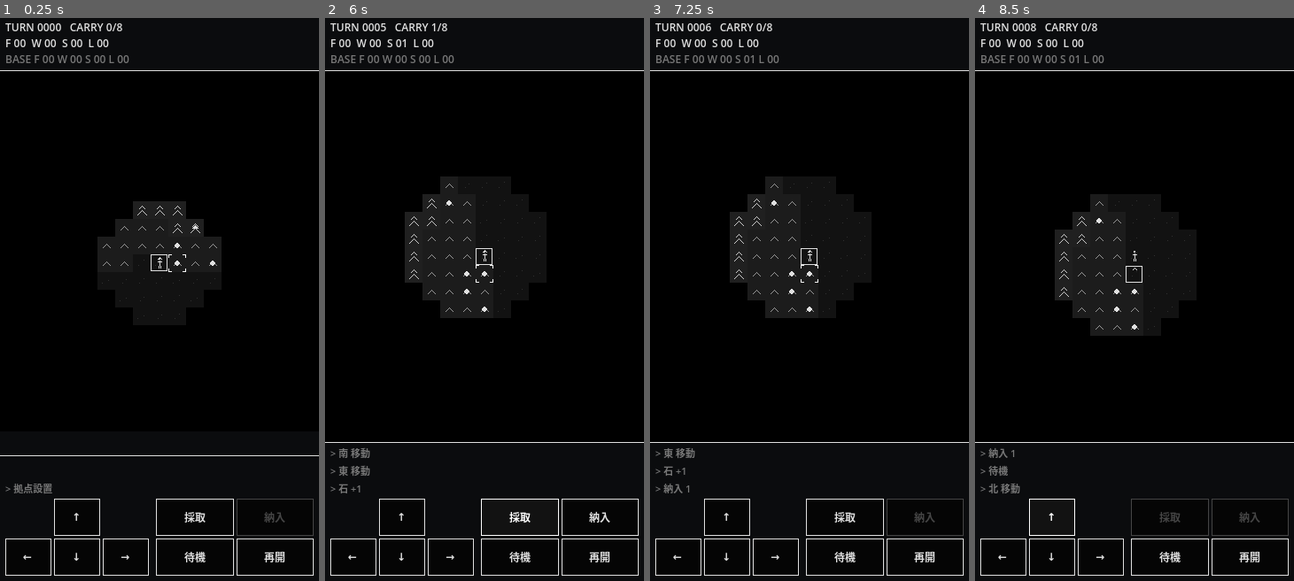
Above: before the commit, frames 1-4 (left to right).
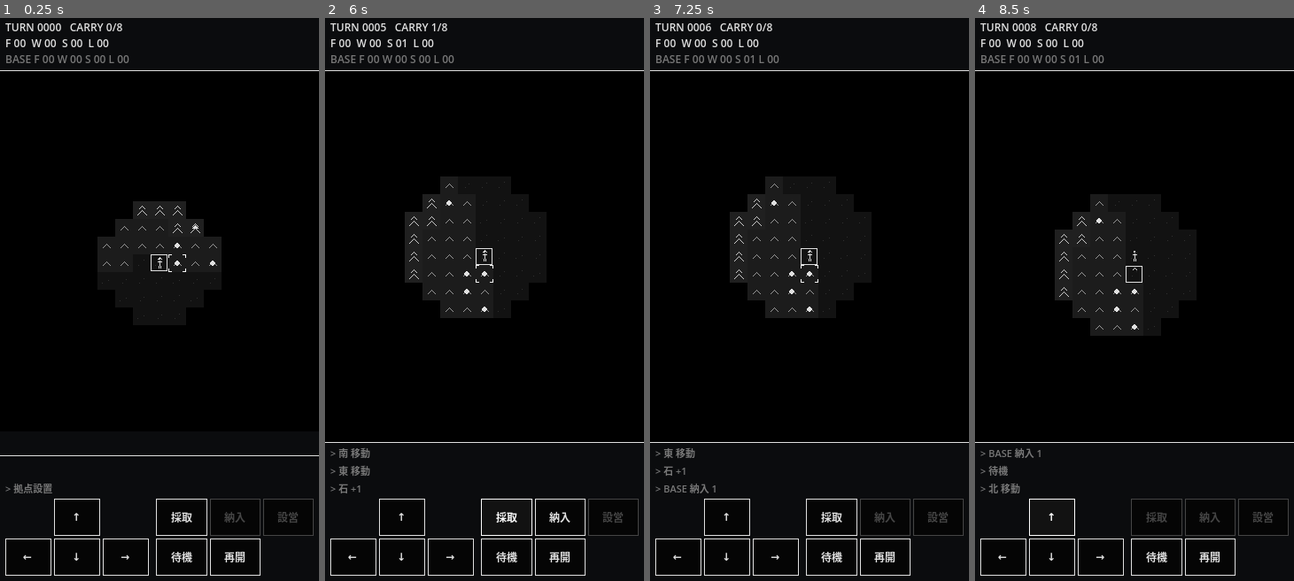
Above: after the commit, the same moments.

Repository: oraganohatake-bot/ancestors-game
Game: Godot game, scene res://scenes/Main.tscn
The game is run twice, just before and just after one commit, with the same random seed, the same clock (stepped at 60 frames per second) and the same inputs.
Inputs:
- Up to frame 1 (0.25 s): no input
- Up to frame 2 (6 s): click "再開" at 0.5 s; click "再開" at 1.25 s; click "再開" at 2 s; click "↑" at 2.75 s; click "←" at 3.5 s; click "↓" at 4.25 s; click "→" at 5 s; click "採取" at 5.75 s
- Up to frame 3 (7.25 s): click "納入" at 6.5 s
- Up to frame 4 (8.5 s): click "待機" at 7.25 s; click "↑" at 8 s

The runs differ from the first frame. In frame 1, 0.9% of the frame differs, in the area x 53-99%, y 85-100%; in frame 2, 1.0%; in frame 3, 1.1%, in the area x 4-99%, y 82-100%; in frame 4, 1.0%.

Commit message:
Add Godot Phase 2D: CAMP as a forward outpost
CAMP は「遠征用の中継拠点」として入れる。人口も労働者も持たない、
置ける納入先でしかない。目的は行動圏の拡張で、
  探索 → CAMP設営 → 周辺を採集 → CAMPへ納入 → さらに探索
が成立し、「遠くまで行くとBASE帰還が面倒」への解になること。

SettlementSystem を今回の中心にした:
  - add_settlement / build_camp / can_build_camp / camp_block_reason
  - get_base / get_camps / camp_count / get_storage
  - deposit_to_settlement — 座標の拠点へ納入。BASE/CAMP を区別しない
  地形判定に使う tiles も SettlementSystem が持ち、
  「ここに建てられるか」の判断が Main.gd に漏れないようにした。

納入は BASE 専用処理をやめ、立っている拠点への一般処理にした。
BASE も CAMP も同じ経路を通る。備蓄は拠点ごとに完全に独立で、
輸送も共有も無い (後で輸送そのものを「手段」にできるように残す)。

設置コスト WOOD3/STONE1 は BASE の備蓄から払う。遠征前に本拠地で
用意した資材で設営する扱いなので、設置地点の所持品は関係しない。
CAMP_COST / MAX_CAMPS=4 / CAMP_TILES は将来動かす前提で定数化。

失敗 (地形不適/拠点上/上限/資材不足) ではターンを消費しない。
既存の空振り (拠点外/手ぶら/対象なし) と挙動を揃えてある。

見た目は Phase 2C の無機質モノクロのまま。CAMP は文字ではなく天幕の
記号 (屋根の "^" + 柱2本) で、BASE の囲いより小さく仮設に見せる。
柱はタイル左右端に寄せてあり、プレイヤーが上に立っても人型と重ならない。
HUD の拠点備蓄は常に1行だけ: 拠点上ならその拠点、拠点外なら BASE。
全 CAMP の一覧は出さない。

headless テスト 50/50 (設置条件・コスト・上限・備蓄独立・BASE/CAMP 納入・
ターン消費/非消費、および 移動/Fog/採集/regrow の回帰)。

Co-Authored-By: Claude Opus 5 <noreply@anthropic.com>

Diff:
--- a/godot/project.godot
+++ b/godot/project.godot
@@ -63,6 +63,11 @@
 "events": [Object(InputEventKey,"resource_local_to_scene":false,"resource_name":"","device":-1,"window_id":0,"alt_press …(190 unchanged characters)…
 ]
 }
+build_camp={
+"deadzone": 0.2,
+"events": [Object(InputEventKey,"resource_local_to_scene":false,"resource_name":"","device":-1,"window_id":0,"alt_pressed":false,"shift_pressed":false,"ctrl_pressed":false,"meta_pressed":false,"pressed":false,"keycode":67,"physical_keycode":0,"key_label":0,"unicode":0,"location":0,"echo":false,"script":null)
+]
+}
 wait_turn={
 "deadzone": 0.2,
 "events": [Object(InputEventKey,"resource_local_to_scene":false,"resource_name":"","device":-1,"window_id":0,"alt_press …(190 unchanged characters)…
--- a/godot/scenes/Main.tscn
+++ b/godot/scenes/Main.tscn
@@ -149,7 +149,7 @@
 size_flags_horizontal = 3
 theme_override_constants/h_separation = 3
 theme_override_constants/v_separation = 3
-columns = 2
+columns = 3
 
 [node name="BtnGather" type="Button" parent="Root/Controls/Pad/Act"]
 unique_name_in_owner = true
@@ -165,6 +165,13 @@
 size_flags_horizontal = 3
 text = "納入"
 
+[node name="BtnCamp" type="Button" parent="Root/Controls/Pad/Act"]
+unique_name_in_owner = true
+custom_minimum_size = Vector2(0, 42)
+layout_mode = 2
+size_flags_horizontal = 3
+text = "設営"
+
 [node name="BtnWait" type="Button" parent="Root/Controls/Pad/Act"]
 unique_name_in_owner = true
 custom_minimum_size = Vector2(0, 42)
--- a/godot/scripts/Main.gd
+++ b/godot/scripts/Main.gd
@@ -2,10 +2,11 @@
 ##
 ## ANCESTORS — Godot 4 Phase 1 のエントリポイント。
 ##
-## Phase 1 のスコープ:
-##   ランダムマップ / タイル移動 / 探索(記憶される霧) / ターン進行 / スマホ向けUI
+## ここまでのスコープ:
+##   ランダムマップ / タイル移動 / 探索(記憶される霧) / ターン進行 / スマホ向けUI /
+##   資源の配置・採集 / 所持上限 / BASE 納入 / 資源regrow / CAMP (遠征用の中継拠点)
 ## まだ載せないもの:
-##   人口・労働者・CAMP・資源枯渇・動物・納品・クラフト
+##   人口・労働者・集落資源圧・動物・狩り・クラフト・CAMP間輸送・セーブ
 ##
 ## 画面構成 (Canvas版に合わせた縦持ち):
 ##   上部: ステータス   中央: マップ   下部: ログ + 方向ボタン
@@ -39,6 +40,7 @@
 @onready var log_label: Label = %LogLabel
 @onready var btn_gather: Button = %BtnGather
 @onready var btn_deposit: Button = %BtnDeposit
+@onready var btn_camp: Button = %BtnCamp
 
 func _ready() -> void:
 	# 毎ターンの資源回復を TurnSystem に任せる (Main は流れだけを持つ)
@@ -51,6 +53,7 @@
 	%BtnWait.pressed.connect(_on_wait_pressed)
 	%BtnGather.pressed.connect(_on_gather_pressed)
 	%BtnDeposit.pressed.connect(_on_deposit_pressed)
+	%BtnCamp.pressed.connect(_on_camp_pressed)
 	%BtnNewGame.pressed.connect(new_game)
 	# SubViewportContainer.stretch = true なので SubViewport は
 	# コンテナサイズに自動追従する (端末ごとの縦横比はここで吸収される)。
@@ -66,6 +69,7 @@
 	# 開始地点をそのまま BASE にする。ここが往復の起点になる。
 	var spawn := map_gen.find_spawn(tiles)
 	settlements.reset()
+	settlements.setup(tiles)
 	settlements.create_base(spawn)
 	player.reset_fog()
 	player.place_at(spawn)
@@ -90,6 +94,9 @@
 	elif event.is_action_pressed("deposit"):
 		_on_deposit_pressed()
 		get_viewport().set_input_as_handled()
+	elif event.is_action_pressed("build_camp"):
+		_on_camp_pressed()
+		get_viewport().set_input_as_handled()
 	elif event.is_action_pressed("wait_turn"):
 		_on_wait_pressed()
 		get_viewport().set_input_as_handled()
@@ -137,9 +144,11 @@
 		_add_log("> 所持上限 %d/%d" % [resources.carried_total(), ResourceSystem.CARRY_CAPACITY])
 	_refresh()
 
-## 納品。BASE の上にいて、かつ所持品がある場合のみ成功しターンを消費する。
+## 納品。立っている拠点へ納める。BASE か CAMP かで処理を分けない。
+## 拠点外 / 手ぶら の空振りではターンを消費しない。
 func _on_deposit_pressed() -> void:
-	var settlement := settlements.settlement_at(player.grid_x, player.grid_y)
+	var here := Vector2i(player.grid_x, player.grid_y)
+	var settlement := settlements.settlement_at(here.x, here.y)
 	if settlement.is_empty():
 		_add_log("> 拠点外")
 		_refresh()
@@ -149,10 +158,33 @@
 		_refresh()
 		return
 	var taken := resources.take_all()
-	var total := settlements.deposit(settlement, taken)
-	turn_system.advance_turn()
-	_add_log("> 納入 %d" % total)
-	_refresh()
+	var total := settlements.deposit_to_settlement(here, taken)
+	turn_system.advance_turn()
+	_add_log("> %s 納入 %d" % [settlement["type"], total])
+	_refresh()
+
+## CAMP 設営。BASE の備蓄から資材を払い、今立っている場所に中継拠点を作る。
+## 失敗 (地形不適 / 重複 / 上限 / 資材不足) ではターンを消費しない。
+func _on_camp_pressed() -> void:
+	var here := Vector2i(player.grid_x, player.grid_y)
+	var result := settlements.build_camp(here)
+	if not result["ok"]:
+		_add_log("> %s" % _camp_fail_label(result["reason"]))
+		_refresh()
+		return
+	turn_system.advance_turn()
+	_add_log("> CAMP SET %d/%d" % [settlements.camp_count(), SettlementSystem.MAX_CAMPS])
+	_refresh()
+
+func _camp_fail_label(reason: String) -> String:
+	match reason:
+		SettlementSystem.REASON_TERRAIN: return "設営不可 地形"
+		SettlementSystem.REASON_OCCUPIED: return "設営不可 拠点上"
+		SettlementSystem.REASON_LIMIT: return "設営不可 上限 %d" % SettlementSystem.MAX_CAMPS
+		SettlementSystem.REASON_COST: return "資材不足 W%d S%d" % [
+			SettlementSystem.CAMP_COST[ResourceSystem.WOOD],
+			SettlementSystem.CAMP_COST[ResourceSystem.STONE]]
+	return "設営不可"
 
 func _on_wait_pressed() -> void:
 	player.reveal(tiles)
@@ -168,6 +200,7 @@
 	map_view.queue_redraw()
 	_update_gather_button(target)
 	_update_deposit_button()
+	_update_camp_button()
 	# プレイヤー中心カメラ (マップは画面に収まらないのでスクロールさせる)
 	map_camera.position = Vector2(
 		player.grid_x * MapView.TILE_PX + MapView.TILE_PX * 0.5,
@@ -175,7 +208,11 @@
 	status_label.text = "TURN %04d   CARRY %d/%d" % [
 		turn_system.turn, resources.carried_total(), ResourceSystem.CARRY_CAPACITY]
 	inventory_label.text = resources.inventory_text()
-	storage_label.text = settlements.storage_text(settlements.get_base())
+	# 拠点の上ならその拠点の備蓄、拠点外なら BASE の備蓄 (CAMP 設営の原資) を出す。
+	# 全 CAMP の一覧は出さない。行は常に1本だけ。
+	var here_settlement := settlements.settlement_at(player.grid_x, player.grid_y)
+	var shown := here_settlement if not here_settlement.is_empty() else settlements.get_base()
+	storage_label.text = settlements.storage_text(shown)
 	log_label.text = "\n".join(log_lines)
 
 ## 採れるものが無いときはボタンを無効化する。
@@ -183,11 +220,16 @@
 func _update_gather_button(target) -> void:
 	btn_gather.disabled = resources.is_full() or target == null
 
-## 納品ボタン: BASE 上かつ所持品ありのときだけ押せる。
+## 納品ボタン: 拠点 (BASE/CAMP) の上かつ所持品ありのときだけ押せる。
 func _update_deposit_button() -> void:
-	var on_base := settlements.has_settlement_at(player.grid_x, player.grid_y)
+	var on_settlement := settlements.has_settlement_at(player.grid_x, player.grid_y)
 	var carrying := resources.carried_total()
-	btn_deposit.disabled = not (on_base and carrying > 0)
+	btn_deposit.disabled = not (on_settlement and carrying > 0)
+
+## 設営ボタン: 地形・重複・上限・資材が全て満たされたときだけ押せる。
+func _update_camp_button() -> void:
+	btn_camp.disabled = not settlements.can_build_camp(
+		Vector2i(player.grid_x, player.grid_y))
 
 func _add_log(line: String) -> void:
 	log_lines.append(line)
--- a/godot/scripts/MapView.gd
+++ b/godot/scripts/MapView.gd
@@ -160,8 +160,10 @@
 			draw_rect(Rect2(cx - 3, cy, 7, 1), c, true)
 
 # ── 拠点 ─────────────────────────────────────────────────────────
-## 「屋根 + 柱」だけの記号。小屋の絵にはしない。地図上に文字は出さない。
-## プレイヤーが上に立っても分かるよう、中央ではなくタイルの外側に描く。
+## 拠点は文字ではなく記号で示す。地図上に "BASE" / "CAMP" とは書かない。
+##   BASE … 1px の囲い + 屋根。「囲われた場所」
+##   CAMP … 屋根 + 柱2本だけの天幕。囲いが無いぶん小さく、仮設に見える
+## どちらもプレイヤーが上に立つ前提なので、中央は空けておく。
 func _draw_settlements() -> void:
 	if settlements == null:
 		return
@@ -171,10 +173,23 @@
 			continue
 		var ox: int = p.x * TILE_PX
 		var oy: int = p.y * TILE_PX
-		# 1px の枠だけ。中央は空けておき、プレイヤーが立っても両方読めるようにする。
-		draw_rect(Rect2(ox + 1, oy + 1, TILE_PX - 2, TILE_PX - 2), COLOR_INK, false, 1.0)
-		# 屋根の短線 (上辺の内側に "^" を1つ)
-		_draw_caret(ox + 10, oy + 3, 3, COLOR_INK)
+		if s["type"] == SettlementSystem.TYPE_CAMP:
+			_draw_camp_mark(ox, oy)
+		else:
+			_draw_base_mark(ox, oy)
+
+func _draw_base_mark(ox: int, oy: int) -> void:
+	# 1px の枠だけ。中央は空けておき、プレイヤーが立っても両方読めるようにする。
+	draw_rect(Rect2(ox + 1, oy + 1, TILE_PX - 2, TILE_PX - 2), COLOR_INK, false, 1.0)
+	# 屋根の短線 (上辺の内側に "^" を1つ)
+	_draw_caret(ox + 10, oy + 3, 3, COLOR_INK)
+
+func _draw_camp_mark(ox: int, oy: int) -> void:
+	# 天幕: 屋根の "^" と、その下に柱2本。囲いは描かない。
+	# 柱はタイルの左右端寄りに置き、中央に立つプレイヤーの人型と重ねない。
+	_draw_caret(ox + 10, oy + 2, 5, COLOR_INK)
+	draw_rect(Rect2(ox + 5, oy + 7, 1, 6), COLOR_INK, true)
+	draw_rect(Rect2(ox + 14, oy + 7, 1, 6), COLOR_INK, true)
 
 ## 採集対象は角の括弧だけで示す (円は使わない)。
 func _draw_gather_target() -> void:
--- a/godot/scripts/SettlementSystem.gd
+++ b/godot/scripts/SettlementSystem.gd
@@ -1,25 +1,63 @@
 extends RefCounted
 class_name SettlementSystem
 ##
-## 拠点 (BASE / 将来の CAMP) と、その備蓄 (Phase 2B)。
+## 拠点 (BASE / CAMP) と、その備蓄 (Phase 2B → 2D)。
 ##
-## Phase 2B では BASE ひとつだけ。ただしデータは最初から複数拠点の配列で持ち、
-## type で BASE/CAMP を区別する形にしてある。Phase 2C で CAMP を足すときに
-## この構造のまま append すれば済む (Main.gd 側の呼び出しも変えなくていい)。
+## Phase 2D の位置づけ:
+##   BASE   … ゲーム開始地点。唯一。全ての資材の出所。
+##   CAMP   … 遠征用の中継拠点。人口を持たない「置ける納入先」。
+##            遠くを探索したときに「BASEまで戻る」以外の選択肢を作るためだけの存在。
 ##
 ## 拠点1件の形:
-##   { "type": "BASE", "position": Vector2i, "storage": { fruit:0, wood:0, ... } }
+##   { "type": "BASE"|"CAMP", "position": Vector2i, "storage": { fruit:0, wood:0, ... } }
 ##
-## Phase 2B で入れないもの (意図的):
-##   - CAMP の設置コスト/条件      … Phase 2C
-##   - 人口・労働者・消費          … 拠点が資源を「使う」のは人口が入ってから
-##   - 集落資源圧による周辺枯渇    … 同上
+## 備蓄は拠点ごとに完全に独立。BASE と CAMP、CAMP 同士の輸送/共有は無い。
+##
+## Phase 2D で入れないもの (意図的):
+##   - 人口・労働者・維持コスト  … Phase 2E 以降。CAMP は今は「便利なだけ」でいい
+##   - CAMP 周辺の資源圧/枯渇    … 人口が入ってから
+##   - CAMP 間輸送 / 備蓄共有     … 独立備蓄のままにして、輸送を後で「手段」にする
+##   - 視界の恒久拡張             … CAMP は納入拠点であって物見櫓ではない
 
 const TYPE_BASE := "BASE"
 const TYPE_CAMP := "CAMP"
 
-## 拠点リスト。Phase 2B では BASE 1件のみ。
+## CAMP 上限。文明進行や人口で増やせるよう定数にしてある。
+const MAX_CAMPS := 4
+
+## CAMP 設置コスト。BASE の備蓄から支払う。
+## 「遠征前に本拠地で用意した資材を使って設営する」扱いなので、
+## 設置地点でプレイヤーが何を持っているかは関係しない。
+const CAMP_COST := {
+	ResourceSystem.WOOD: 3,
+	ResourceSystem.STONE: 1,
+}
+
+## CAMP を設置できる地形。生活できる陸地だけ。
+## 海/川/山は不可 (山は「登れるが住めない」という Canvas版の感覚に合わせる)。
+const CAMP_TILES := [
+	MapGenerator.Tile.GRASS,
+	MapGenerator.Tile.FOREST,
+	MapGenerator.Tile.DEEP_FOREST,
+]
+
+# ── 設置できない理由 ─────────────────────────────────────────────
+# ログ表示と分岐の両方で使うので文字列コードにしておく。
+const OK := ""
+const REASON_TERRAIN := "TERRAIN"     # 地形が不適
+const REASON_OCCUPIED := "OCCUPIED"   # 既に拠点がある
+const REASON_LIMIT := "LIMIT"         # CAMP 上限
+const REASON_COST := "COST"           # BASE の備蓄が足りない
+
+## 拠点リスト。[0] が BASE とは限らない前提で扱う (get_base() を通す)。
 var settlements: Array[Dictionary] = []
+
+## 地形判定に使うマップ。Main から setup() で渡す。
+## これを持たせることで「ここに建てられるか」の判断が Main に漏れない。
+var tiles: Array = []
+
+func setup(p_tiles: Array) -> void:
+	tiles = p_tiles
 
 func reset() -> void:
 	settlements.clear()
@@ -37,6 +75,7 @@
 func create_base(position: Vector2i) -> Dictionary:
 	return add_settlement(TYPE_BASE, position)
 
+# ── 参照 ─────────────────────────────────────────────────────────
 ## その座標にある拠点。無ければ空辞書。
 func settlement_at(x: int, y: int) -> Dictionary:
 	for s in settlements:
@@ -48,13 +87,83 @@
 func has_settlement_at(x: int, y: int) -> bool:
 	return not settlement_at(x, y).is_empty()
 
-## 最初の BASE。Phase 2B では常にこれ1件。
+## 唯一の BASE。
 func get_base() -> Dictionary:
 	for s in settlements:
 		if s["type"] == TYPE_BASE:
 			return s
 	return {}
 
+func get_camps() -> Array[Dictionary]:
+	var camps: Array[Dictionary] = []
+	for s in settlements:
+		if s["type"] == TYPE_CAMP:
+			camps.append(s)
+	return camps
+
+func camp_count() -> int:
+	return get_camps().size()
+
+func get_storage(settlement: Dictionary) -> Dictionary:
+	if settlement.is_empty():
+		return {}
+	return settlement["storage"]
+
+# ── CAMP 設置 ────────────────────────────────────────────────────
+## 設置できない理由を返す。OK ("") なら建てられる。
+## 判定順は「その場で分かること → 資材」。地形不適なのに
+## 「資材不足」と出るような紛らわしいログを避ける。
+func camp_block_reason(position: Vector2i) -> String:
+	if has_settlement_at(position.x, position.y):
+		return REASON_OCCUPIED
+	if not _is_camp_terrain(position):
+		return REASON_TERRAIN
+	if camp_count() >= MAX_CAMPS:
+		return REASON_LIMIT
+	if not _base_can_pay():
+		return REASON_COST
+	return OK
+
+func can_build_camp(position: Vector2i) -> bool:
+	return camp_block_reason(position) == OK
+
+## CAMP を建てる。成否と理由を返す。
+##   { "ok": bool, "reason": String, "settlement": Dictionary }
+## 失敗時は何も変更しない (呼び出し側がターンを消費しないで済む)。
+func build_camp(position: Vector2i) -> Dictionary:
+	var reason := camp_block_reason(position)
+	if reason != OK:
+		return {"ok": false, "reason": reason, "settlement": {}}
+	_pay_camp_cost()
+	var camp := add_settlement(TYPE_CAMP, position)
+	return {"ok": true, "reason": OK, "settlement": camp}
+
+func _is_camp_terrain(position: Vector2i) -> bool:
+	if tiles.is_empty():
+		return false
+	if position.y < 0 or position.y >= tiles.size():
+		return false
+	var row: Array = tiles[position.y]
+	if position.x < 0 or position.x >= row.size():
+		return false
+	return CAMP_TILES.has(int(row[position.x]))
+
+func _base_can_pay() -> bool:
+	var base := get_base()
+	if base.is_empty():
+		return false
+	var storage: Dictionary = base["storage"]
+	for r in CAMP_COST:
+		if storage.get(r, 0) < CAMP_COST[r]:
+			return false
+	return true
+
+func _pay_camp_cost() -> void:
+	var storage: Dictionary = get_base()["storage"]
+	for r in CAMP_COST:
+		storage[r] = storage.get(r, 0) - CAMP_COST[r]
+
+# ── 納入 ─────────────────────────────────────────────────────────
 ## 拠点へ資源を積む。実際に積んだ合計個数を返す。
 func deposit(settlement: Dictionary, amounts: Dictionary) -> int:
 	var total := 0
@@ -67,7 +176,17 @@
 		total += n
 	return total
 
-## HUD 用の1行表示。スマホの縦を圧迫しないよう短い記号で並べる。
+## 立っている座標の拠点へ納入する。BASE / CAMP を区別しない。
+## 拠点が無ければ -1 (呼び出し側で「拠点外」として扱う)。
+func deposit_to_settlement(position: Vector2i, amounts: Dictionary) -> int:
+	var s := settlement_at(position.x, position.y)
+	if s.is_empty():
+		return -1
+	return deposit(s, amounts)
+
+# ── 表示 ─────────────────────────────────────────────────────────
+## HUD 用の1行表示。拠点種別を先頭に置くので BASE/CAMP どちらでも使える。
+## 全拠点の一覧は出さない (画面に情報を並べない = プロトタイプ版の作法)。
 func storage_text(settlement: Dictionary) -> String:
 	if settlement.is_empty():
 		return ""
@@ -75,4 +194,4 @@
 	var parts: Array[String] = []
 	for r in ResourceSystem.ORDER:
 		parts.append("%s %02d" % [ResourceSystem.SHORT_LABELS[r], storage.get(r, 0)])
-	return "BASE " + " ".join(parts)
+	return str(settlement["type"]) + " " + " ".join(parts)
